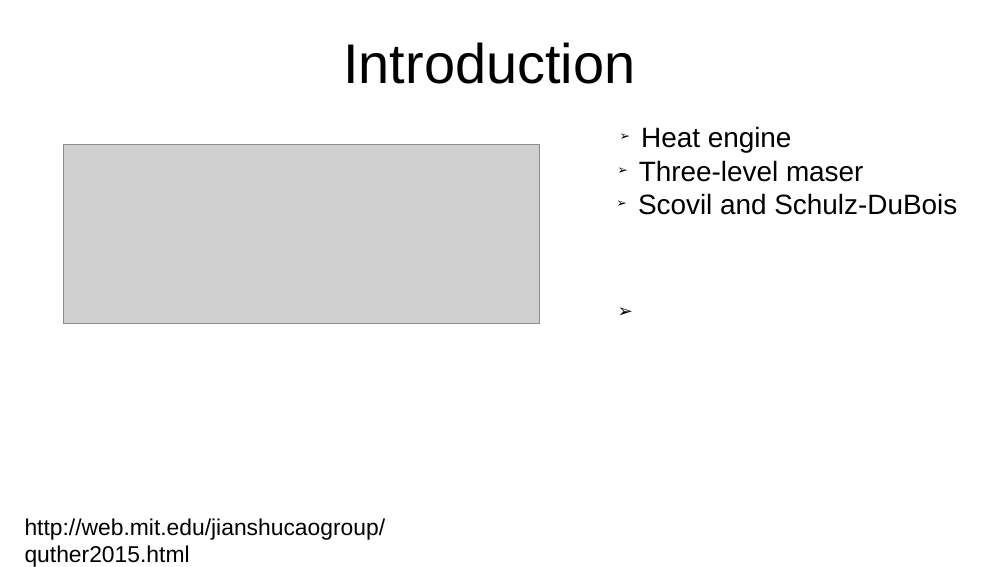
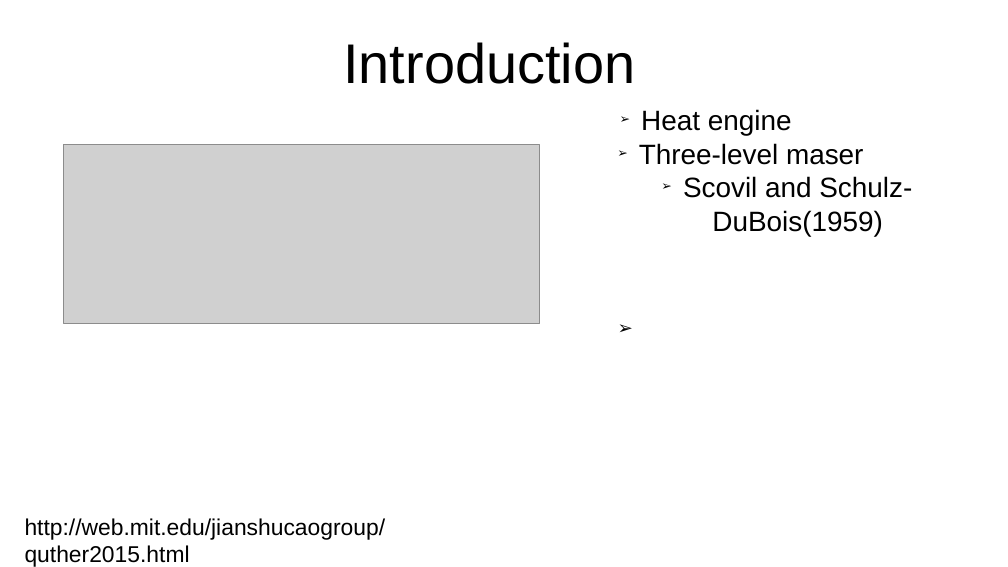
Before and after one commit to SanderStammbach/Sanders-Studium, a slide deck: slide 3 of Master-Projekt/Vortrag.odp. Drawn at 1008x567 pixels with LibreOffice and Linux fonts; fonts in the diff are those of the drawing; grey boxes stand for pictures; background and template pictures are left out. Boxes give left, top, right and bottom in pixels: in the first picture for what was removed or moved away, otherwise in the second. Text is boxed around its words. In the diff, an @@ line names an element or a change of style, - is before the commit and + after.

```diff
--- a/Master-Projekt/Vortrag.odp
+++ b/Master-Projekt/Vortrag.odp
@@ subtitle at box(683, 176, 912, 236): text changed @@
-➢ Scovil and Schulz-DuBois
+➢ Scovil and Schulz-DuBois(1959)
```
Also in this commit, not shown: 3 other slides changed, 12 other files.
